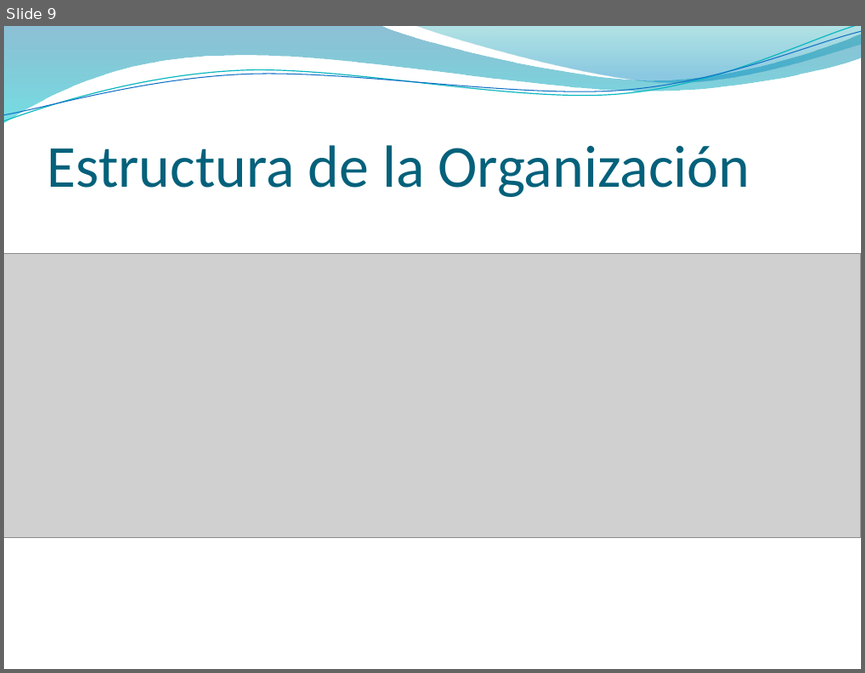
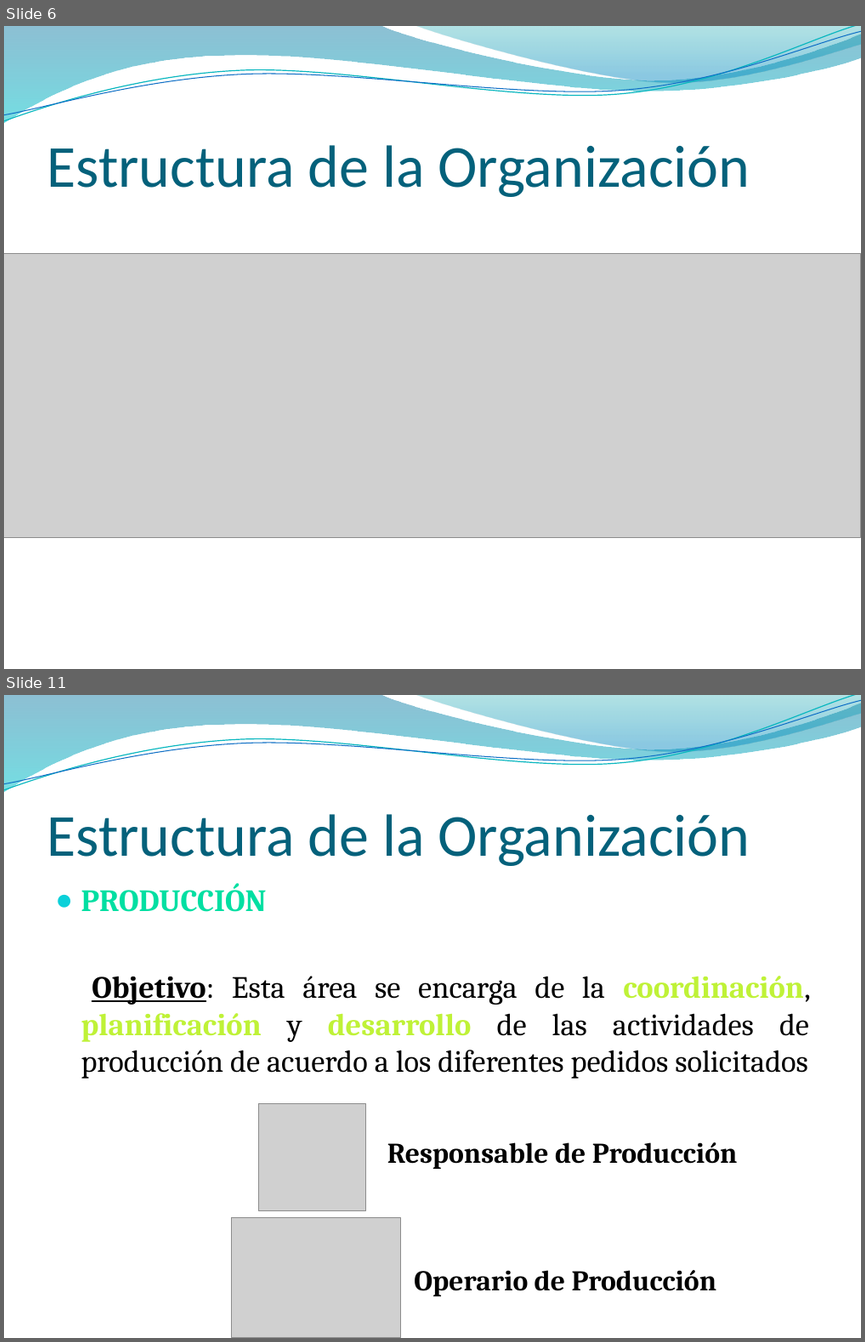
Before and after one commit to NinoMolina/metalurgica, a slide deck: 04_presentaciones/01_InfPreliminar_ModeloNegocio.pptx. Shown one above the other, each under a label of ours: slide 9 before the commit, slides 6 and 11 after it; the slides between them are not shown. The pictures are 865x673 and 865x1342 pixels, drawn with LibreOffice and Linux fonts; fonts in the diff are those of the drawing; grey boxes stand for pictures; background and template pictures are left out. Boxes give left, top, right and bottom in pixels: in the first picture for what was removed or moved away, otherwise in the second. Text is boxed around its words. In the diff, an @@ line names an element or a change of style, - is before the commit and + after.

```diff
--- a/04_presentaciones/01_InfPreliminar_ModeloNegocio.pptx
+++ b/04_presentaciones/01_InfPreliminar_ModeloNegocio.pptx
@@ slide 11 added at (x1=4, y1=695, x2=861, y2=1338), background picture (left out); not listed: 4 template elements that a slide beside it also shows @@
@@ title added at (x1=46, y1=814, x2=749, y2=866), 50 pt, text #04617B @@
+Estructura de la Organización
@@ text added at (x1=81, y1=883, x2=810, y2=1078), 26 pt, text #000000 @@
+● PRODUCCIÓN
+Objetivo: Esta área se encarga de la coordinación, planificación y desarrollo de las actividades de producción de acuerdo a los diferentes pedidos solicitados
@@ picture added at (x1=258, y1=1104, x2=365, y2=1211) @@
@@ text added at (x1=387, y1=1142, x2=738, y2=1168), 24 pt, text #000000, bold @@
+Responsable de Producción
@@ picture added at (x1=232, y1=1218, x2=401, y2=1338) @@
@@ text added at (x1=414, y1=1270, x2=717, y2=1296), 24 pt, text #000000, bold @@
+Operario de Producción
@@ what was slide 9 is now slide 6 @@
```
Also in this commit, not shown: 4 slides changed, 28 other slides added, 10 slides removed.
